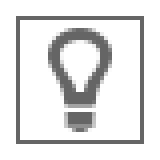
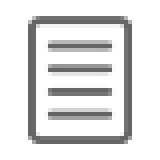
Before/after of a 160×160 layered artwork. What changed in the layer stack:
added group "Document" with 1 layers above "Case Study" over [28, 16, 132, 144]
added layer "icon_doc's Color Fill" in group "Document" over [28, 16, 132, 144]
hid group "Figure" (3 layers) over [16, 16, 144, 144]
